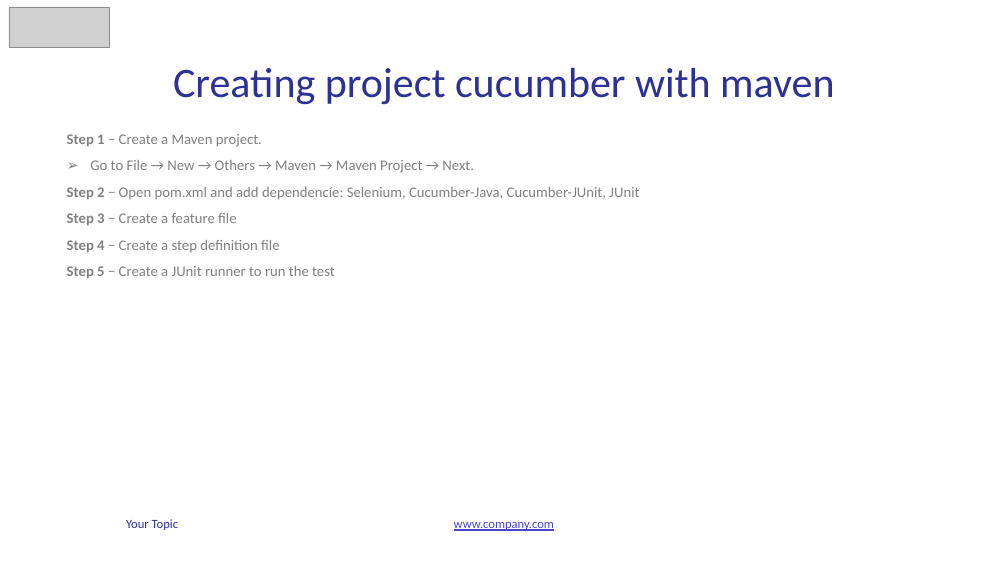
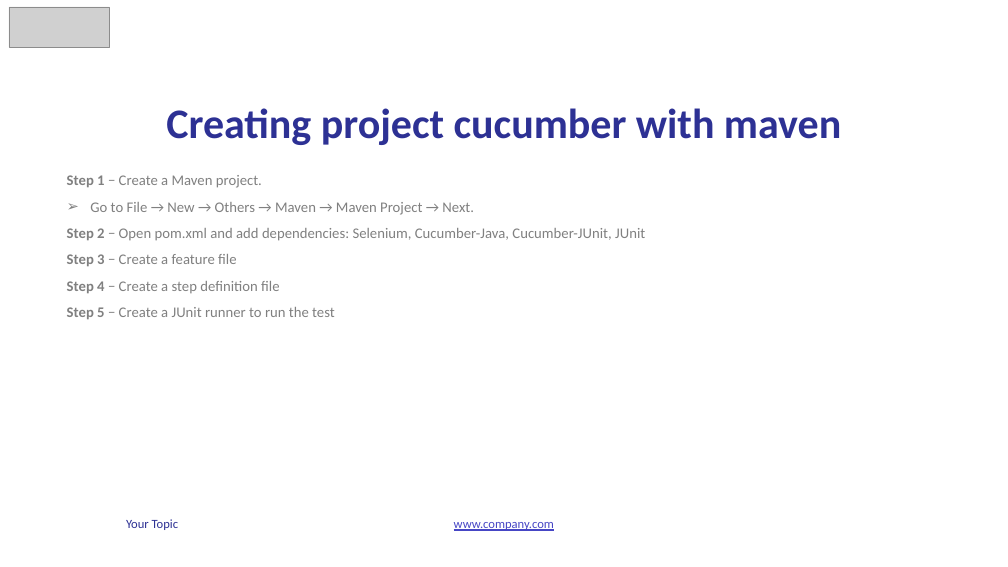
Before and after one commit to vunguyen2588/Cucumber, a slide deck: slide 25 of b4uconference_cucumber_slide.pptx. Drawn at 1008x567 pixels with LibreOffice and Linux fonts; fonts in the diff are those of the drawing; grey boxes stand for pictures. Boxes give left, top, right and bottom in pixels: in the first picture for what was removed or moved away, otherwise in the second. Text is boxed around its words. In the diff, an @@ line names an element or a change of style, - is before the commit and + after.

Commit message:
Cucumber

```diff
--- a/b4uconference_cucumber_slide.pptx
+++ b/b4uconference_cucumber_slide.pptx
@@ title "Creating project cucumber with maven": place and size @@
-title "Creating project cucumber with maven" at [173, 68, 834, 105]
+title "Creating project cucumber with maven" at [166, 108, 841, 145]
@@ title "Creating project cucumber with maven" at [166, 108, 841, 145]: bold on @@
@@ text "Step 1 − Create a ...": place and size @@
-text "Step 1 − Create a ..." at [67, 134, 639, 278]
+text "Step 1 − Create a ..." at [67, 175, 645, 319]
@@ text at [67, 228, 645, 241]: text changed @@
-Step 2 − Open pom.xml and add dependencíe: Selenium, Cucumber-Java, Cucumber-JUnit, JUnit
+Step 2 − Open pom.xml and add dependencies: Selenium, Cucumber-Java, Cucumber-JUnit, JUnit
```
Also in this commit, not shown: 3 other slides changed, 1 slide added.
